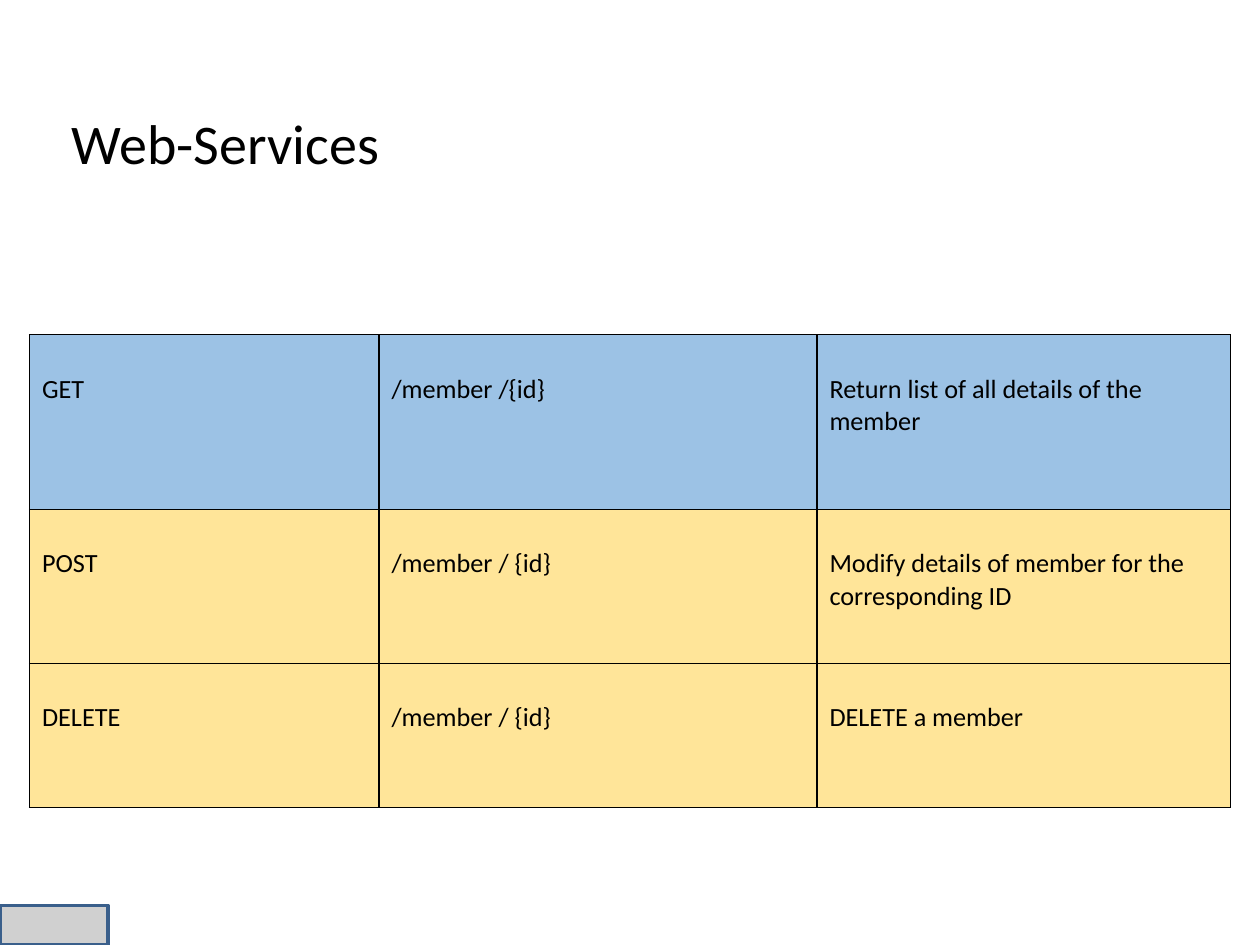
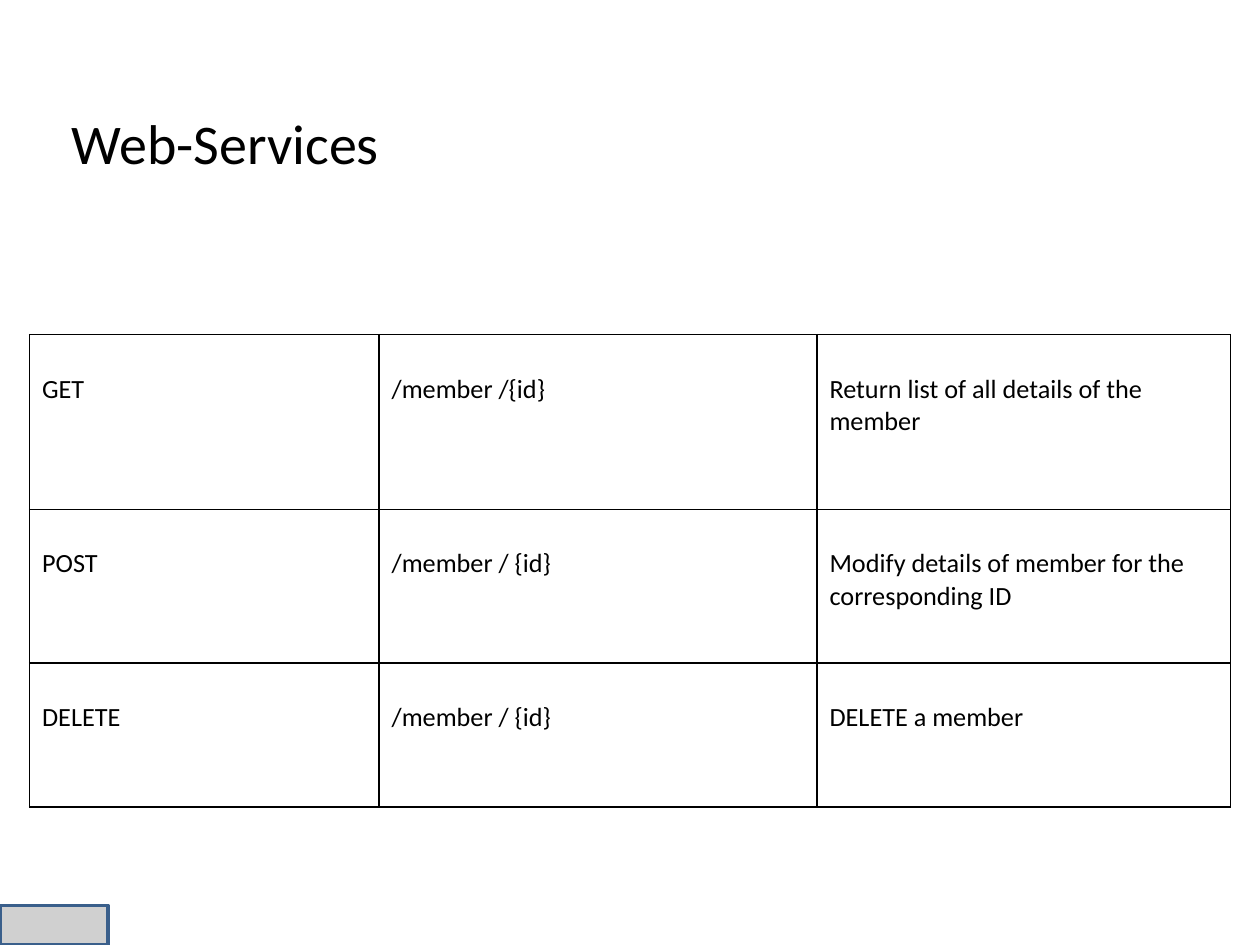
Before and after one commit to niss93/Preplane, a slide deck: slide 13 of Presentation.pptx. Drawn at 1260x945 pixels with LibreOffice and Linux fonts; fonts in the diff are those of the drawing; grey boxes stand for pictures; background and template pictures are left out. Boxes give left, top, right and bottom in pixels: in the first picture for what was removed or moved away, otherwise in the second. Text is boxed around its words. In the diff, an @@ line names an element or a change of style, - is before the commit and + after.

```diff
--- a/Presentation.pptx
+++ b/Presentation.pptx
@@ table at [29,335,1230,808] @@
@@ fill #9CC2E5 to none in row 1 @@
@@ fill #FFE599 to none in 6 cells @@
@@ borders changed @@
```
Also in this commit, not shown: 12 other slides changed, 15 other files.
